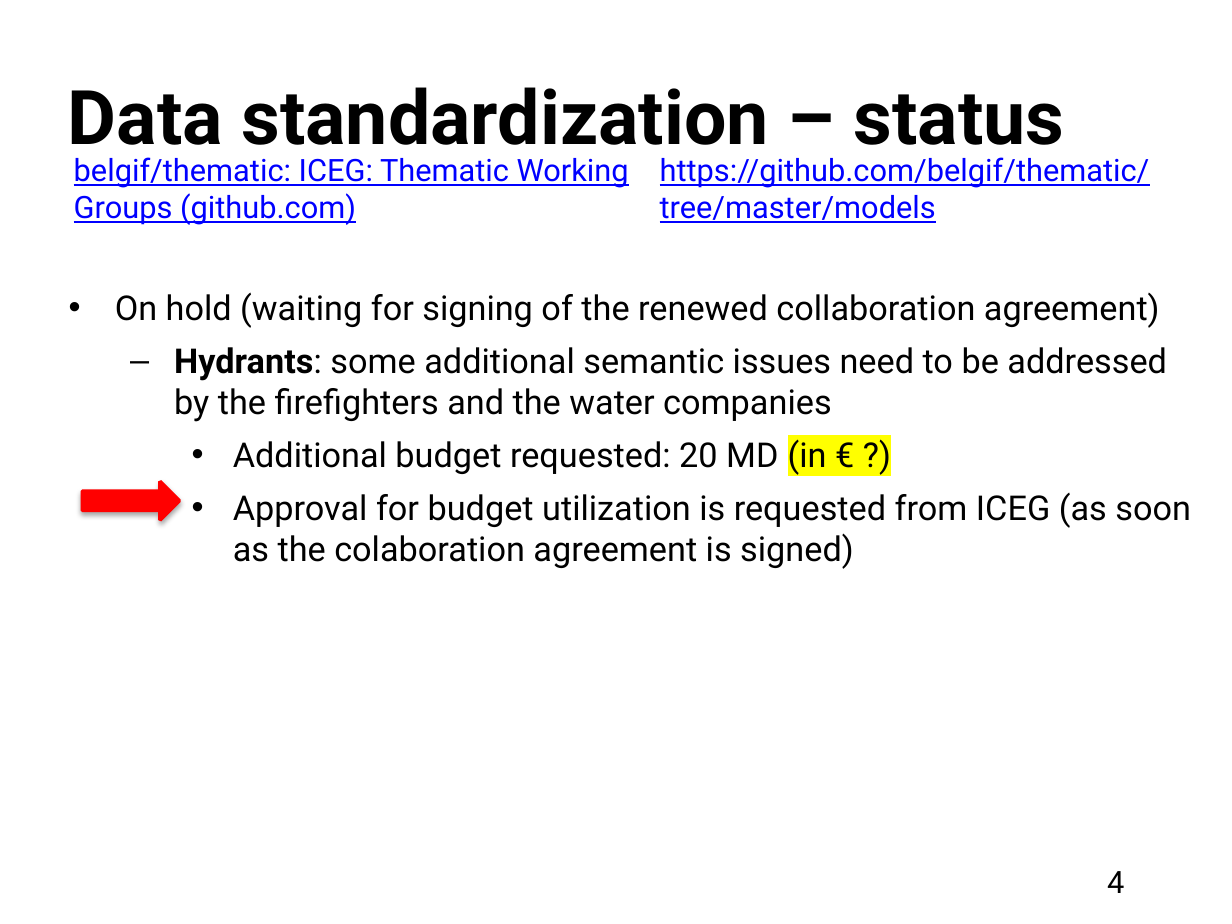
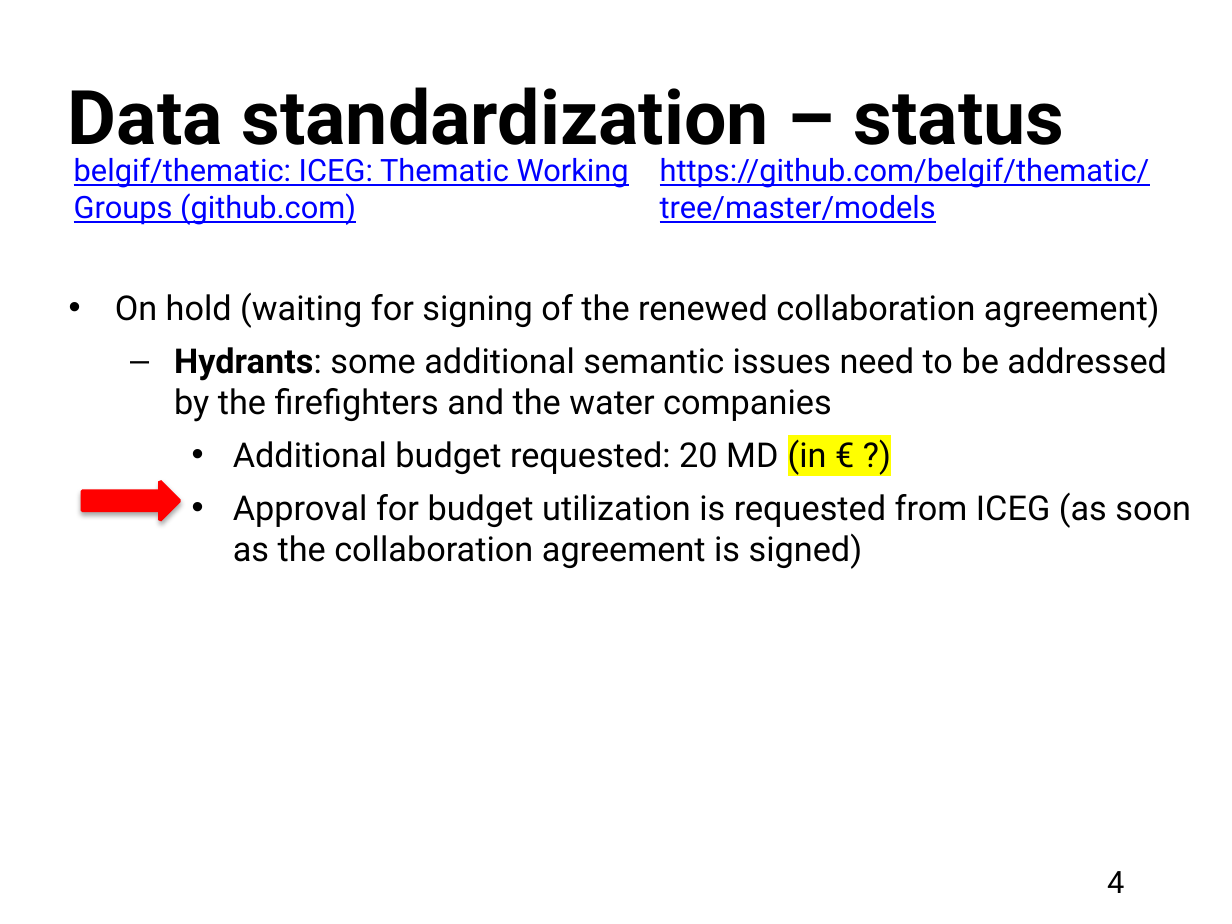
Before and after one commit to belgif/review, a slide deck: slide 4 of Meetings/2024-06-12/ICEG_standardisation_20240626.pptx. Drawn at 1232x924 pixels with LibreOffice and Linux fonts; fonts in the diff are those of the drawing. Boxes give left, top, right and bottom in pixels: in the first picture for what was removed or moved away, otherwise in the second. Text is boxed around its words. In the diff, an @@ line names an element or a change of style, - is before the commit and + after.

Commit message:
updated slides for ICEG of 26/6

```diff
--- a/Meetings/2024-06-12/ICEG_standardisation_20240626.pptx
+++ b/Meetings/2024-06-12/ICEG_standardisation_20240626.pptx
@@ text at box(233, 493, 1191, 569): text changed @@
-    • Approval for budget utilization is requested from ICEG (as soon as the colaboration agreement is signed)
+    • Approval for budget utilization is requested from ICEG (as soon as the collaboration agreement is signed)
```
Also in this commit, not shown: 3 other slides changed, 1 slide added.
